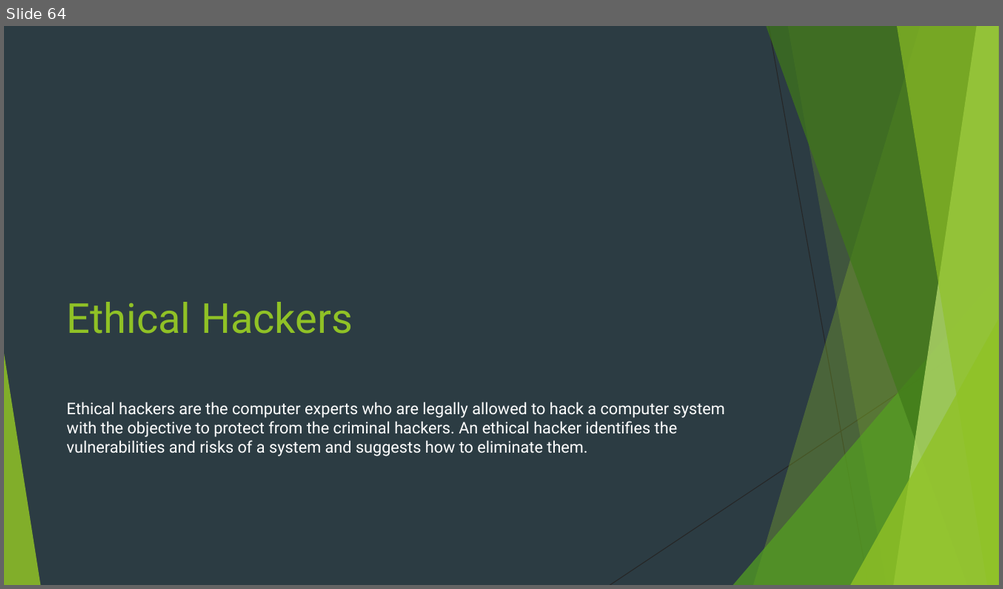
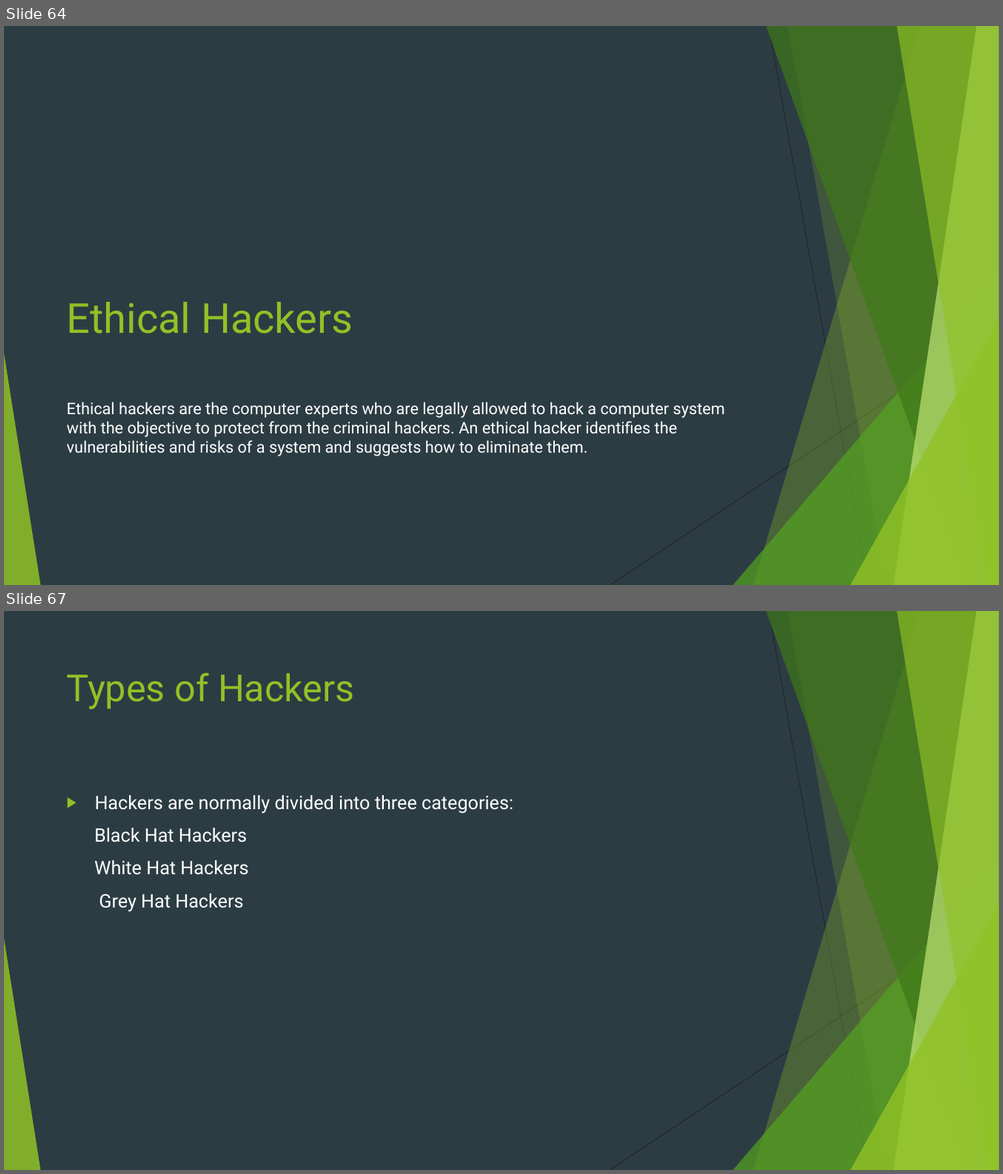
Before and after one commit to Navo26/SecurityTesting, a slide deck: PENETRATION TESTING.pptx. Shown one above the other, each under a label of ours: slide 64 before the commit, slides 64 and 67 after it; the slides between them are not shown. The pictures are 1003x589 and 1003x1174 pixels, drawn with LibreOffice and Linux fonts; fonts in the diff are those of the drawing. Boxes give left, top, right and bottom in pixels: in the first picture for what was removed or moved away, otherwise in the second. Text is boxed around its words. In the diff, an @@ line names an element or a change of style, - is before the commit and + after.

```diff
--- a/PENETRATION TESTING.pptx
+++ b/PENETRATION TESTING.pptx
@@ slide 67 added at (4, 611, 999, 1170), background #2C3C43; not listed: 10 template elements that a slide beside it also shows @@
@@ title added at (67, 673, 354, 709), 36 pt, text #90C226 @@
+Types of Hackers
@@ text added at (94, 795, 513, 912), 18 pt, text #FFFFFF @@
+▶ Hackers are normally divided into three categories:
+Black Hat Hackers
+White Hat Hackers
+Grey Hat Hackers
```
Also in this commit, not shown: 6 other slides added.
